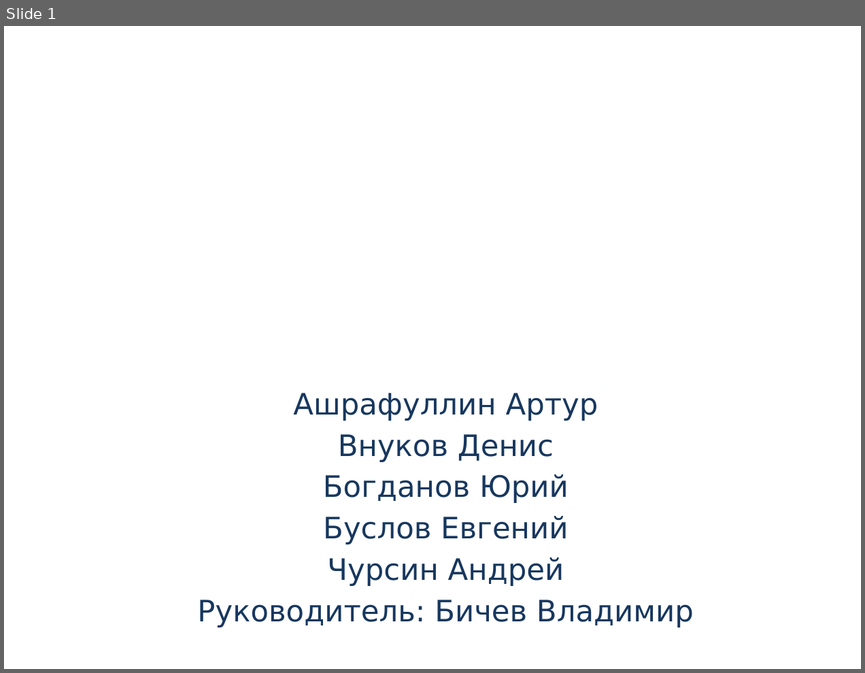
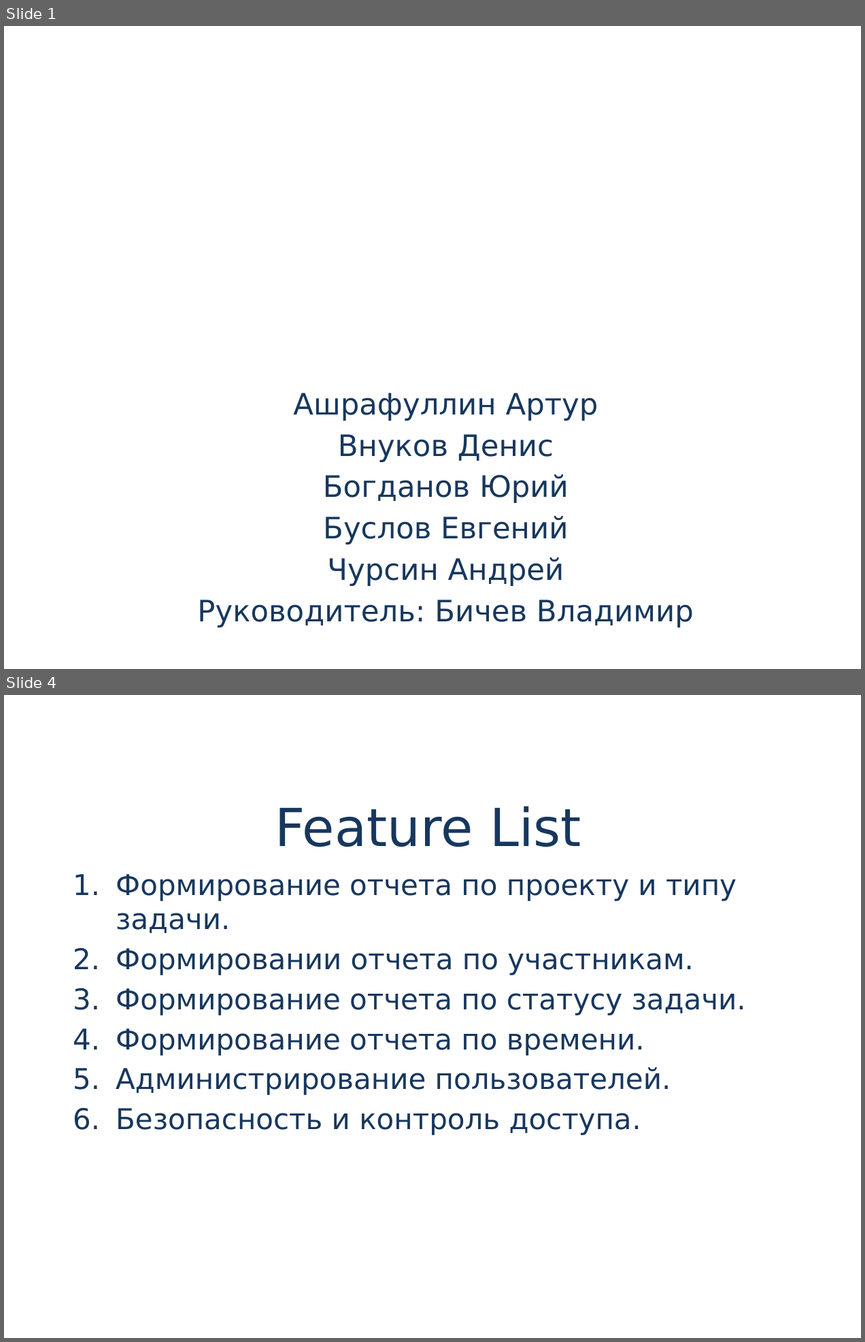
Before and after one commit to chursin-andrey/project-jastt, a slide deck: presentation/jastt.pptx. Shown one above the other, each under a label of ours: slide 1 before the commit, slides 1 and 4 after it; the slides between them are not shown. The pictures are 865x673 and 865x1342 pixels, drawn with LibreOffice and Linux fonts; fonts in the diff are those of the drawing; background and template pictures are left out. Boxes give left, top, right and bottom in pixels: in the first picture for what was removed or moved away, otherwise in the second. Text is boxed around its words. In the diff, an @@ line names an element or a change of style, - is before the commit and + after.

```diff
--- a/presentation/jastt.pptx
+++ b/presentation/jastt.pptx
@@ slide 4 added at [4, 695, 861, 1338], background picture (left out) @@
@@ title added at [275, 806, 581, 847], 44 pt, text #17375E @@
+Feature List
@@ subtitle added at [116, 874, 746, 1135], 24 pt, text #17375E @@
+1. Формирование отчета по проекту и типу задачи.
+2. Формировании отчета по участникам.
+3. Формирование отчета по статусу задачи.
+4. Формирование отчета по времени.
+5. Администрирование пользователей.
+6. Безопасность и контроль доступа.
```
Also in this commit, not shown: 8 slides changed, 5 other slides added.
